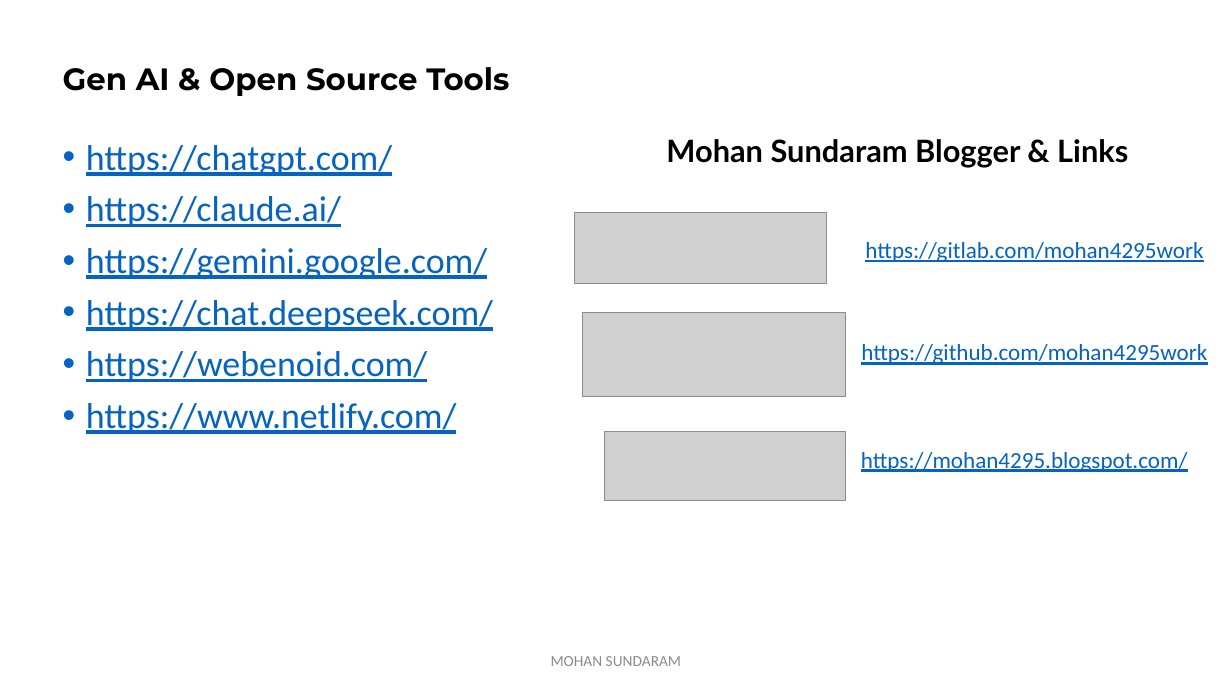
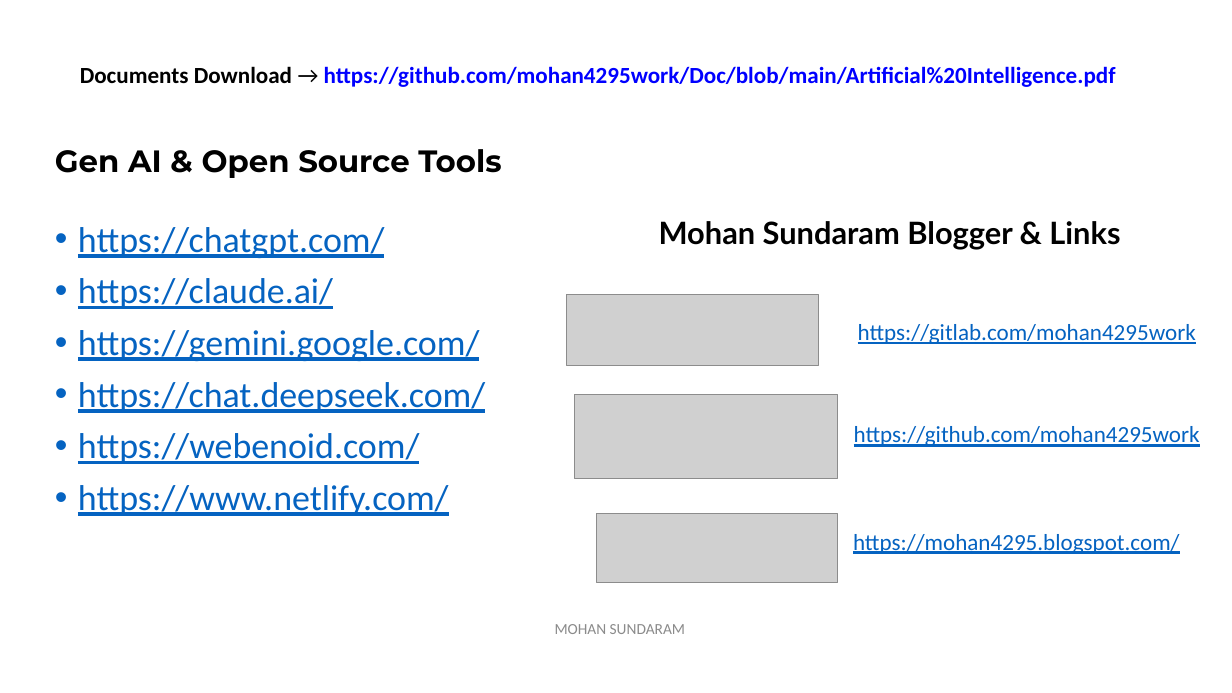
Before and after one commit to mohan4295work/Doc, a slide deck: slide 13 of Artificial Intelligence.pptx. Drawn at 1232x693 pixels with LibreOffice and Linux fonts; fonts in the diff are those of the drawing; grey boxes stand for pictures. Boxes give left, top, right and bottom in pixels: in the first picture for what was removed or moved away, otherwise in the second. Text is boxed around its words. In the diff, an @@ line names an element or a change of style, - is before the commit and + after.

Commit message:
Artificial Intelligence PPT
Artificial Intelligence PPT 8th Nov 2025

```diff
--- a/Artificial Intelligence.pptx
+++ b/Artificial Intelligence.pptx
@@ text added at box(80, 66, 1116, 87), 18 pt, text #0000FF, bold @@
+Documents Download → https://github.com/mohan4295work/Doc/blob/main/Artificial%20Intelligence.pdf
@@ 3 texts: place and size @@
-3 texts at box(63, 67, 1203, 472)
+3 texts at box(55, 149, 1196, 554)
@@ text "https://chatgpt.com/": place and size @@
-text "https://chatgpt.com/" at box(86, 145, 493, 434)
+text "https://chatgpt.com/" at box(78, 227, 485, 516)
@@ title "Mohan Sundaram Blogger & Links": place and size @@
-title "Mohan Sundaram Blogger & Links" at box(666, 139, 1128, 168)
+title "Mohan Sundaram Blogger & Links" at box(659, 221, 1120, 250)
@@ picture: place and size @@
-picture at box(583, 312, 846, 396)
+picture at box(575, 395, 837, 479)
@@ 2 pictures, 1 text: place and size @@
-2 pictures, 1 text at box(574, 212, 1207, 501)
+2 pictures, 1 text at box(567, 294, 1200, 583)
@@ text "MOHAN SUNDARAM": place and size @@
-text "MOHAN SUNDARAM" at box(551, 656, 681, 666)
+text "MOHAN SUNDARAM" at box(555, 624, 685, 634)
```
